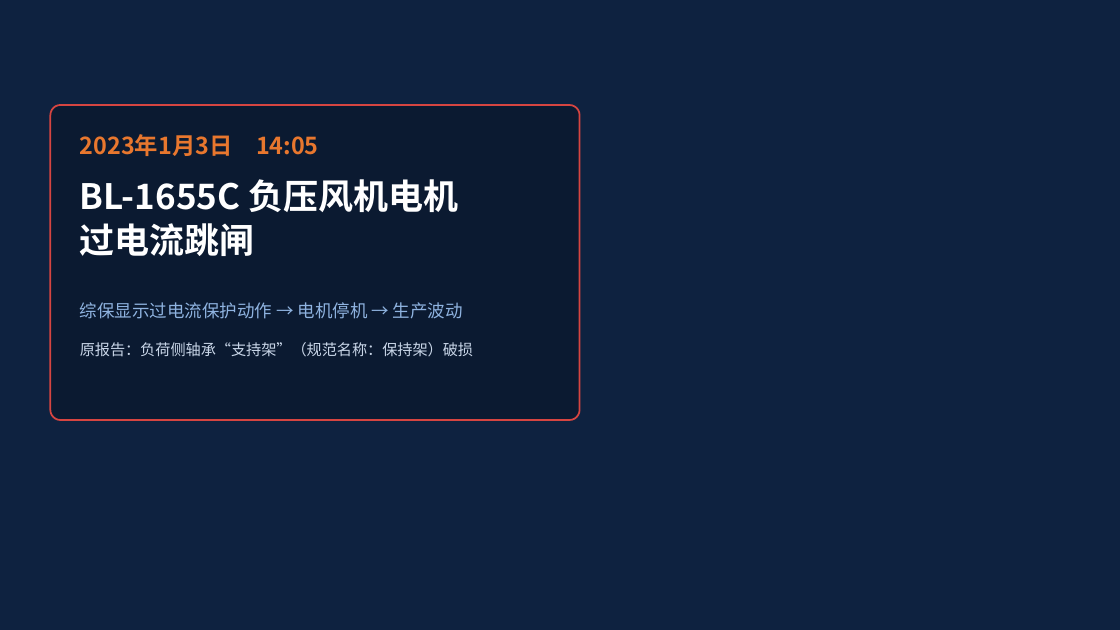
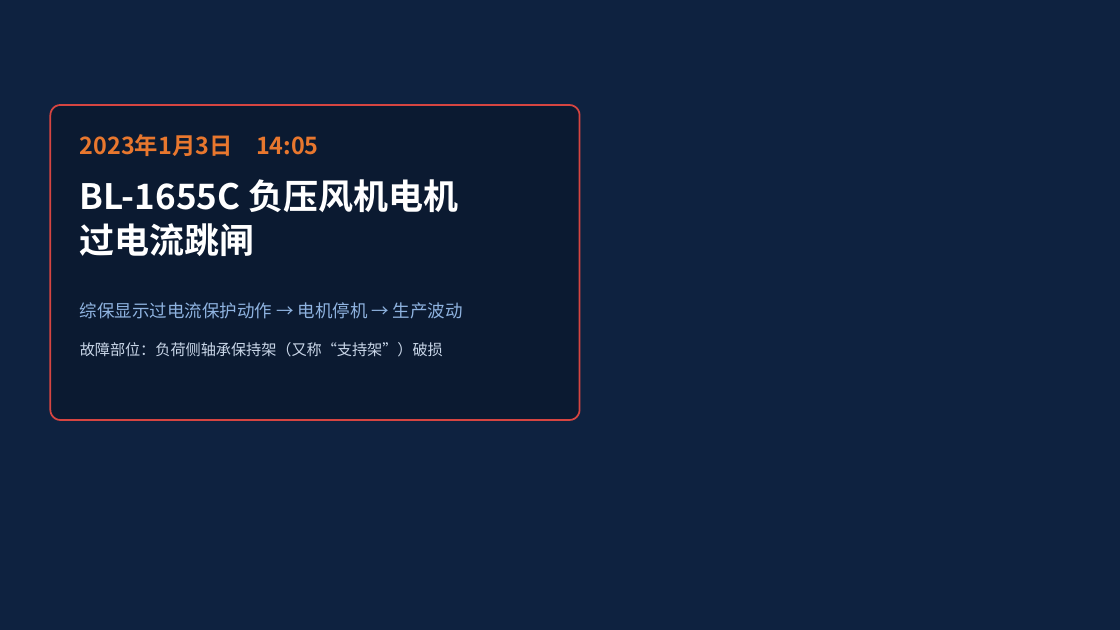
Before and after one commit to tdhvfrtz2r-netizen/YUGAFU, a slide deck: slide 3 of bearing_case_v2/out/bearing_case_v2.pptx (slide 2 before the commit). Drawn at 1120x630 pixels with LibreOffice and Linux fonts; fonts in the diff are those of the drawing; background and template pictures are left out. Boxes give left, top, right and bottom in pixels: in the first picture for what was removed or moved away, otherwise in the second. Text is boxed around its words. In the diff, an @@ line names an element or a change of style, - is before the commit and + after.

```diff
--- a/bearing_case_v2/out/bearing_case_v2.pptx
+++ b/bearing_case_v2/out/bearing_case_v2.pptx
@@ text at (x1=80, y1=342, x2=443, y2=357): text changed @@
-原报告：负荷侧轴承“支持架”（规范名称：保持架）破损
+故障部位：负荷侧轴承保持架（又称“支持架”）破损
```
Also in this commit, not shown: 8 other slides changed, 1 slide added, 11 other files.
